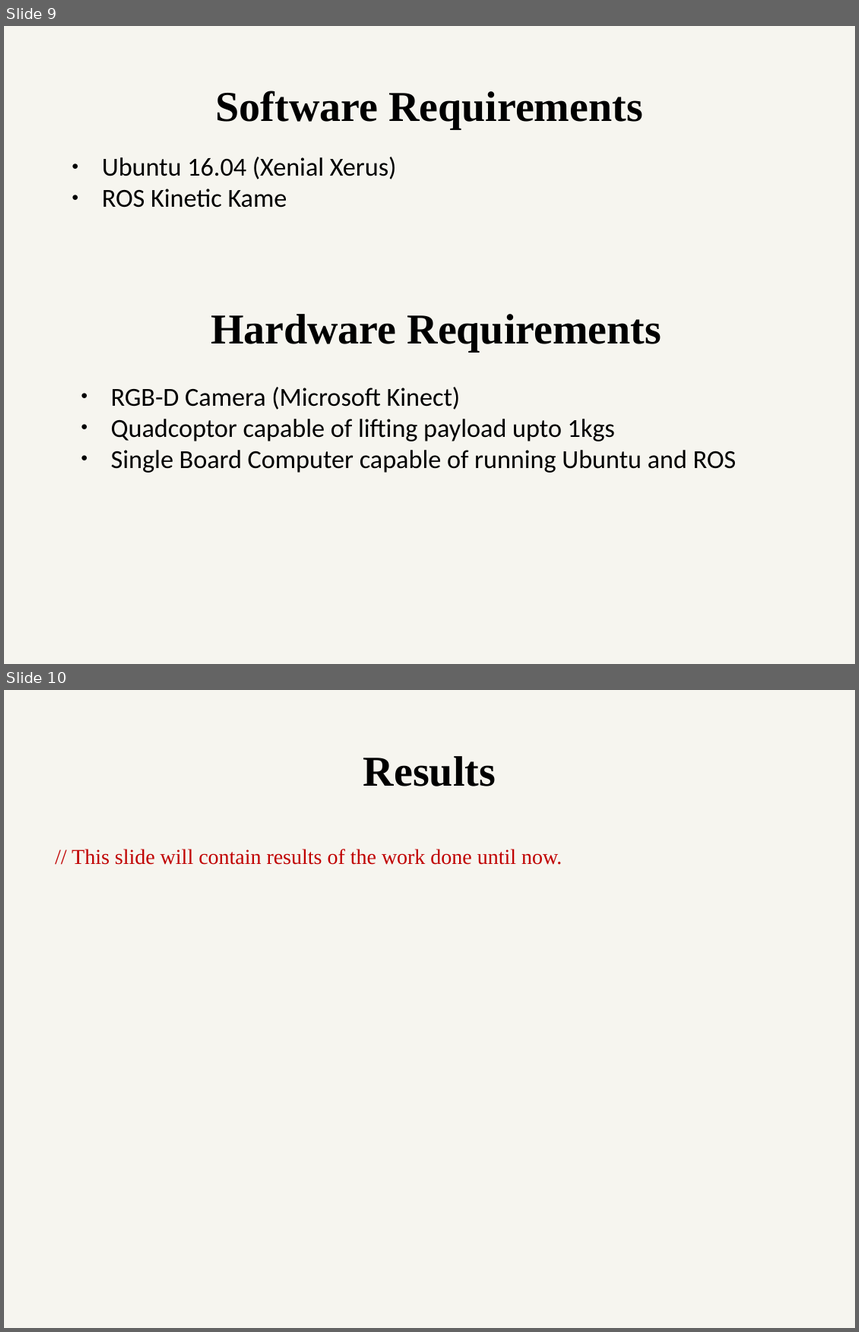
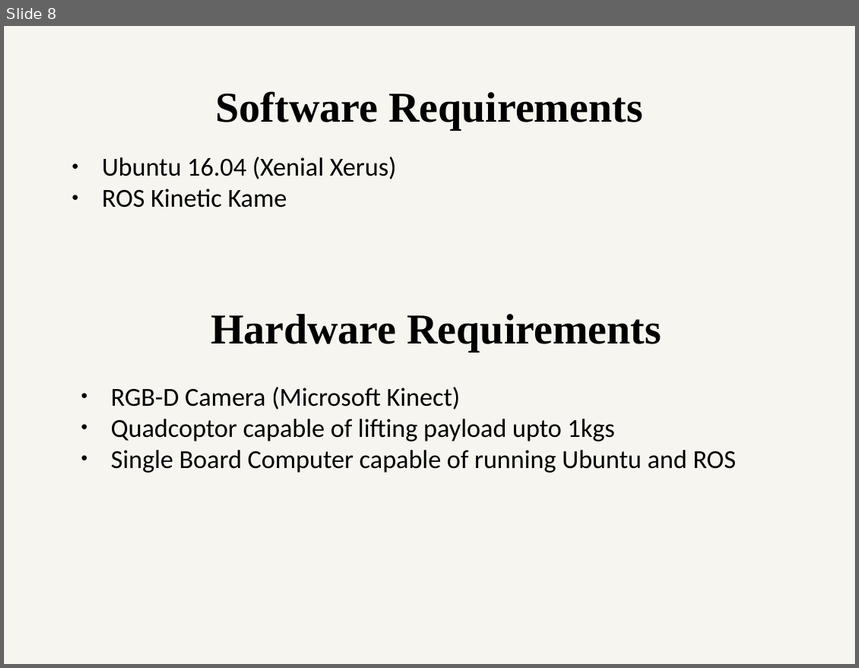
Before and after one commit to ETRX-Batch-2019/Robot-Development-using-ROS, a slide deck: Presentation/4-Aug/Robot-dev-using-ROS.pptx. Shown one above the other, each under a label of ours: slides 9 and 10 before the commit, slide 8 after it. The pictures are 859x1332 and 859x668 pixels, drawn with LibreOffice and Linux fonts; fonts in the diff are those of the drawing. Boxes give left, top, right and bottom in pixels: in the first picture for what was removed or moved away, otherwise in the second. Text is boxed around its words. In the diff, an @@ line names an element or a change of style, - is before the commit and + after.

```diff
--- a/Presentation/4-Aug/Robot-dev-using-ROS.pptx
+++ b/Presentation/4-Aug/Robot-dev-using-ROS.pptx
@@ slide 10 removed at [4,690,855,1328], background #EEECE1 at 50% opacity @@
@@ title removed at [363,756,496,787] @@
-Results
@@ text removed at [72,849,562,865] @@
-// This slide will contain results of the work done until now.
@@ what was slide 9 is now slide 8 @@
```
Also in this commit, not shown: 10 other slides changed, 1 slide added, 1 other slide removed.
